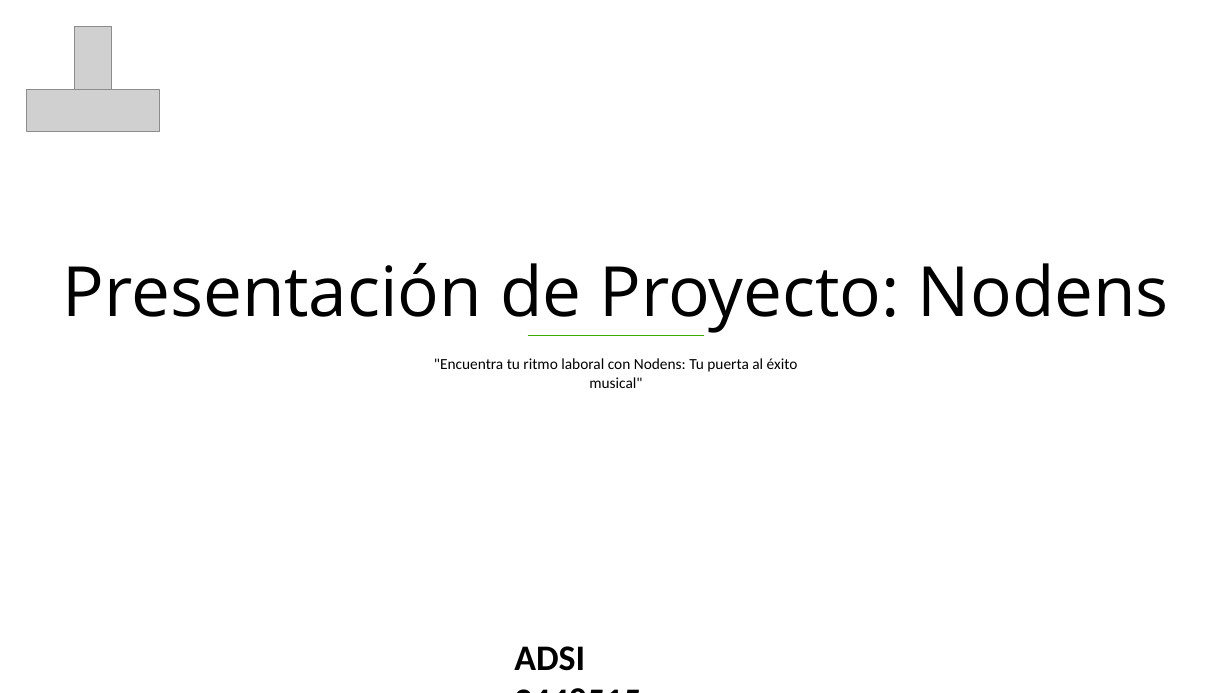
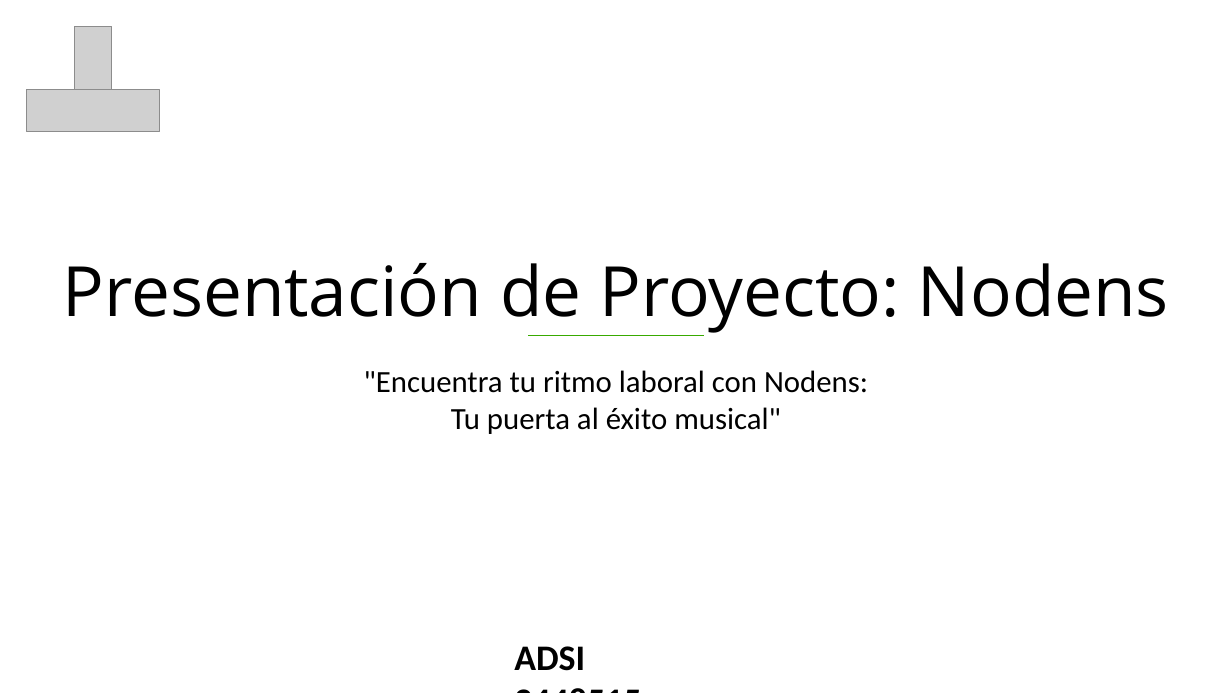
Before and after one commit to moises-ph/Nodens-documentacion, a slide deck: slide 1 of Presentaciones del proyecto/Presentación de Proyecto Pitch1.pptx. Drawn at 1232x693 pixels with LibreOffice and Linux fonts; fonts in the diff are those of the drawing; grey boxes stand for pictures; background and template pictures are left out. Boxes give left, top, right and bottom in pixels: in the first picture for what was removed or moved away, otherwise in the second. Text is boxed around its words. In the diff, an @@ line names an element or a change of style, - is before the commit and + after.

```diff
--- a/Presentaciones del proyecto/Presentación de Proyecto Pitch1.pptx
+++ b/Presentaciones del proyecto/Presentación de Proyecto Pitch1.pptx
@@ text ""Encuentra tu ritmo laboral con ...": place and size @@
-text ""Encuentra tu ritmo laboral con ..." at (434, 358, 798, 388)
+text ""Encuentra tu ritmo laboral con ..." at (364, 370, 868, 434)
@@ text ""Encuentra tu ritmo laboral con ..." at (364, 370, 868, 434): size 12 to 24 pt @@
```
Also in this commit, not shown: 6 other slides changed, 1 slide added, 2 slides removed.
